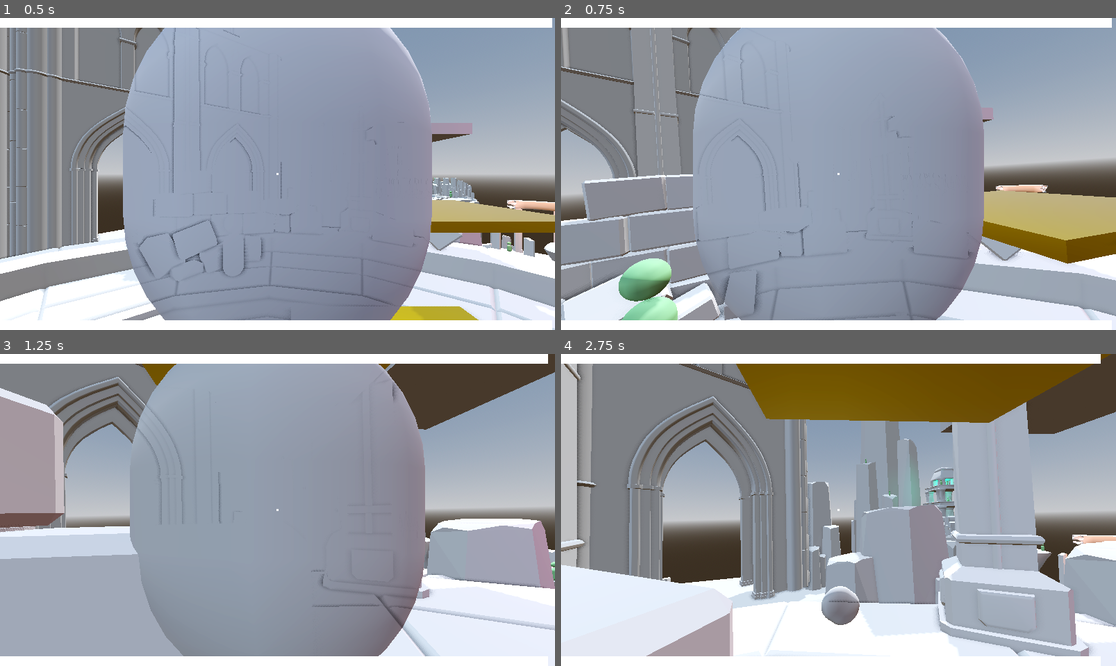
Above: before the commit, frames 1-4 (two rows, left to right).
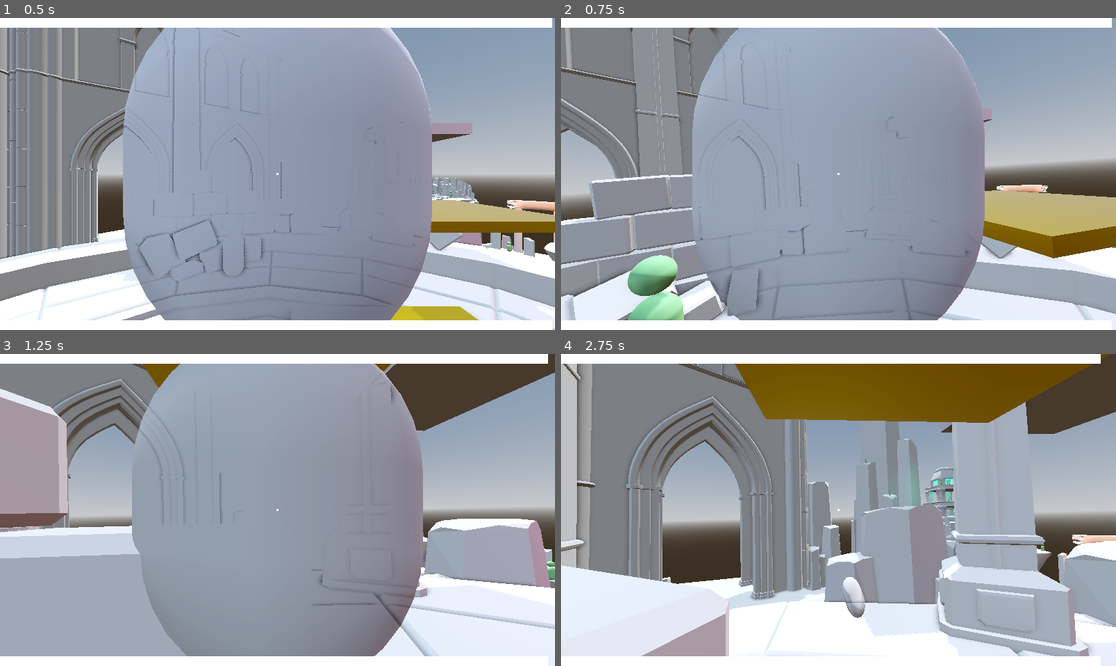
Above: after the commit, the same moments.

Repository: madmonki/GGJ2026
Game: Godot game, scene res://main.tscn
Same seed, same stepped clock (60 frames per second), same inputs: the game is played once before the commit and once after it.
Inputs (mouse positions are in pixels of both pictures, inside the frame that each line leads up to):
- Up to frame 1 (0.5 s): no input
- Up to frame 2 (0.75 s): move the mouse to (866, 174) at 0.52 s; hold W (move_forward) from 0.53 s (still down); hold Shift (sprint) from 0.53 s (still down)
- Up to frame 3 (1.25 s): keep holding W (move_forward); keep holding Shift (sprint); tap Space (jump) at 0.77 s
- Up to frame 4 (2.75 s): keep holding W (move_forward); move the mouse to (810, 510) at 1.27 s; release Shift (sprint) at 1.28 s; click (810, 510) at 1.35 s; tap Space (jump) at 1.52 s; tap Shift (sprint) at 1.55 s; move the mouse to (849, 503) at 2.02 s; hold Shift (sprint) from 2.03 s (still down)

Frame 1 is identical in both runs. In frame 2, 5.0% of the frame differs, in the area x 0-100%, y 3-97%; in frame 3, 3.3%; in frame 4, 2.0%.

Commit message:
sprint only on ground

Diff:
--- a/player.gd
+++ b/player.gd
@@ -211,7 +211,7 @@
 func _handle_controlled_movement(delta):
 	if is_dashing: return
 
-	var is_sprinting = Input.is_action_pressed("sprint") and can_sprint
+	var is_sprinting = Input.is_action_pressed("sprint") and can_sprint and is_on_floor()
 	var current_speed = sprint_speed if is_sprinting else walk_speed
 
 	if is_on_floor():
